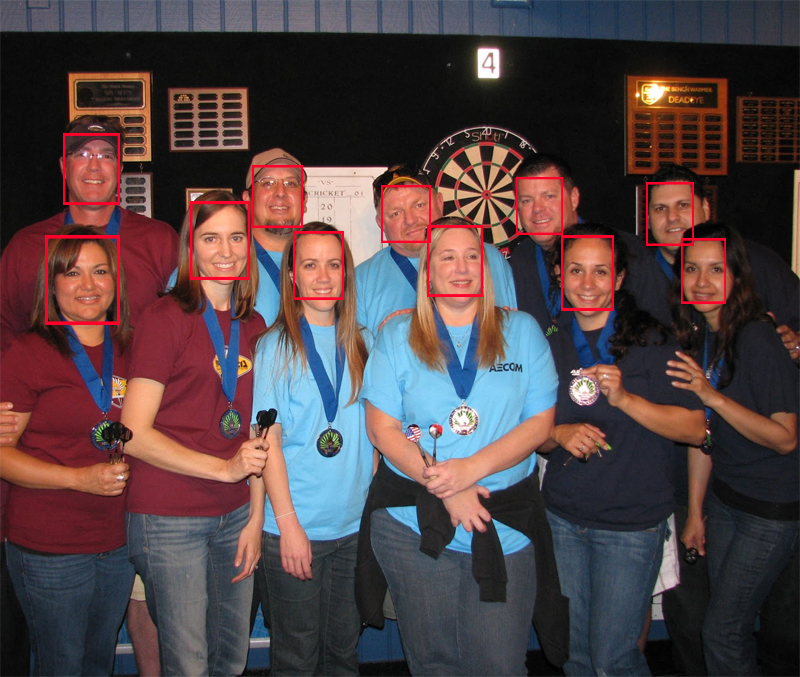
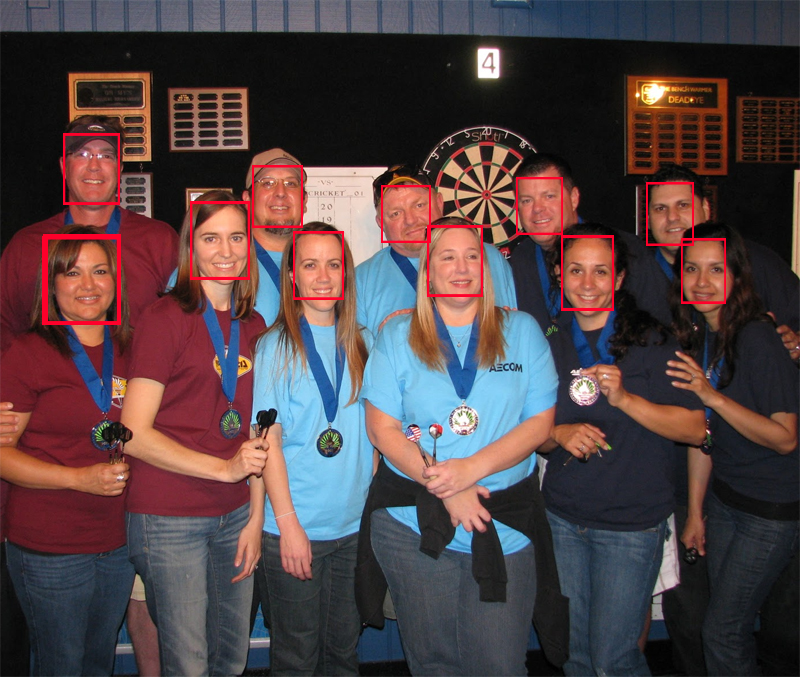
Layers edited between the first and the second 800px x 677px image:
added layer "Shape 13" above "Shape 12" over [left=42, top=236, right=117, bottom=325]
added layer "Shape 12" above "Shape 11" over [left=43, top=234, right=121, bottom=325]
